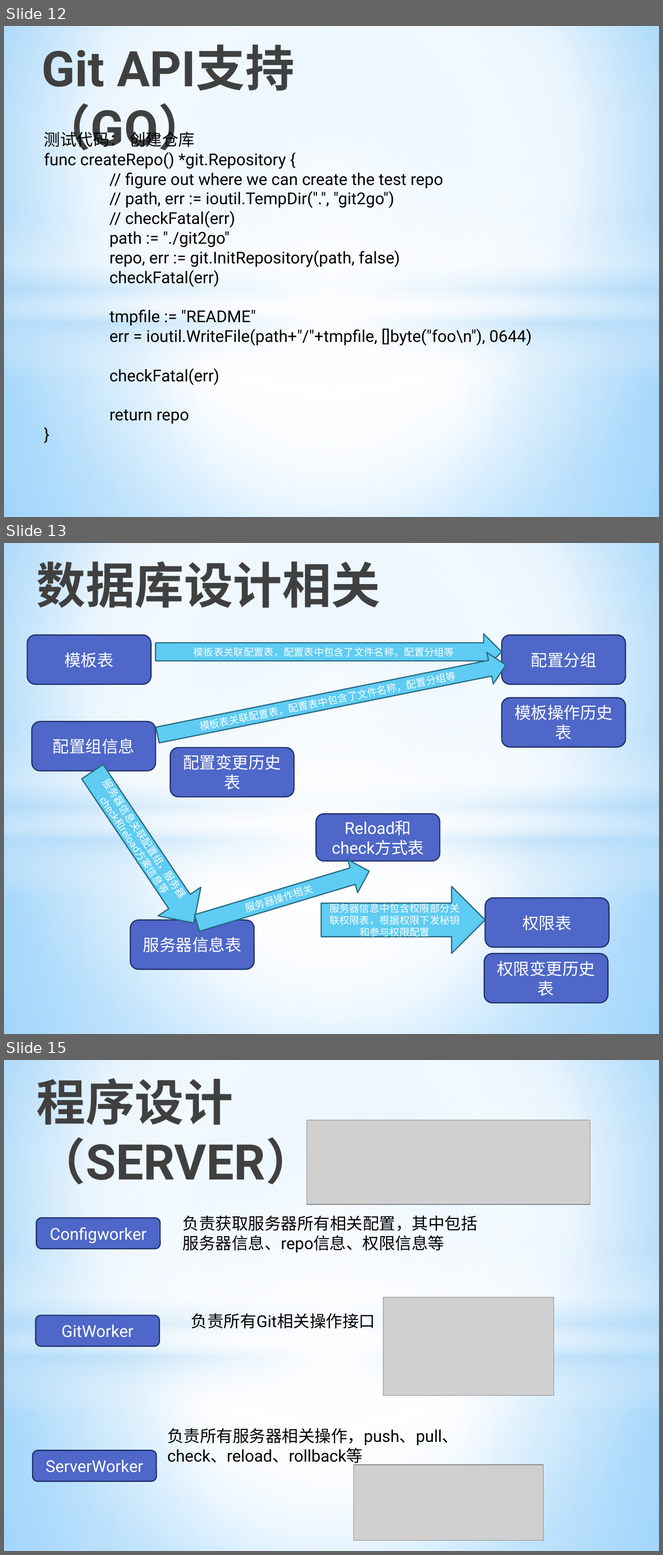
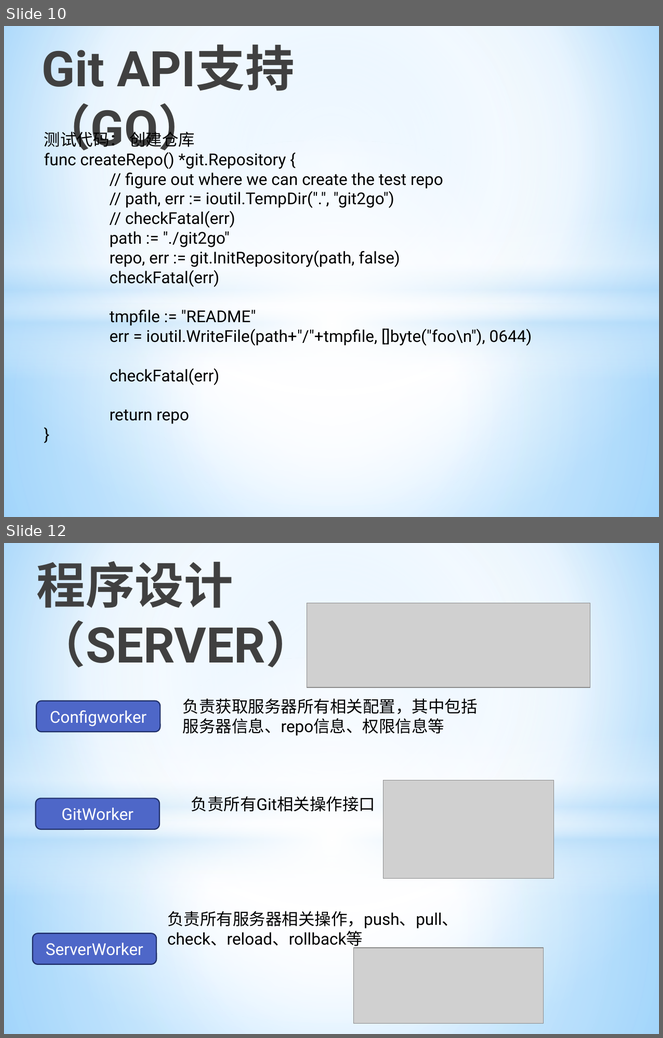
Before and after one commit to allragedbody/clasenbee, a slide deck: docs/Git集群配置方案.pptx. Shown one above the other, each under a label of ours: slides 12, 13 and 15 before the commit, slides 10 and 12 after it; the slides between them are not shown. The pictures are 663x1555 and 663x1038 pixels, drawn with LibreOffice and Linux fonts; fonts in the diff are those of the drawing; grey boxes stand for pictures. Boxes give left, top, right and bottom in pixels: in the first picture for what was removed or moved away, otherwise in the second. Text is boxed around its words. In the diff, an @@ line names an element or a change of style, - is before the commit and + after.

```diff
--- a/docs/Git集群配置方案.pptx
+++ b/docs/Git集群配置方案.pptx
@@ slide 13 removed at [4,543,659,1034], background gradient #9ED5FF to #FFFFFF to #5BB9FF; not listed: 4 template elements that a slide beside it also shows @@
@@ title removed at [37,561,381,608] @@
-数据库设计相关
@@ rounded rectangle removed at [27,635,151,684] @@
-模板表
@@ right arrow removed at [155,634,501,670] @@
-模板表关联配置表，配置表中包含了文件名称，配置分组等
@@ rounded rectangle removed at [502,635,626,684] @@
-配置分组
@@ right arrow removed at [154,649,509,751] @@
-模板表关联配置表，配置表中包含了文件名称，配置分组等
@@ rounded rectangle removed at [502,697,626,747] @@
-模板操作历史表
@@ rounded rectangle removed at [32,722,155,771] @@
-配置组信息
@@ right arrow removed at [71,757,215,937] @@
-服务器信息关联配置组，服务器check和reload方案信息等
@@ rounded rectangle removed at [170,747,294,797] @@
-配置变更历史表
@@ rounded rectangle removed at [316,814,440,861] @@
-Reload和check方式表
@@ right arrow removed at [192,854,375,940] @@
-服务器操作相关
@@ right arrow removed at [321,887,485,954] @@
-服务器信息中包含权限部分关联权限表，根据权限下发秘钥和参与权限配置
@@ rounded rectangle removed at [486,898,609,947] @@
-权限表
@@ rounded rectangle removed at [130,921,254,969] @@
-服务器信息表
@@ rounded rectangle removed at [484,954,608,1003] @@
-权限变更历史表
@@ what was slide 12 is now slide 10 @@
@@ what was slide 15 is now slide 12 @@
```
Also in this commit, not shown: 4 slides changed, 4 slides added, 6 other slides removed.
